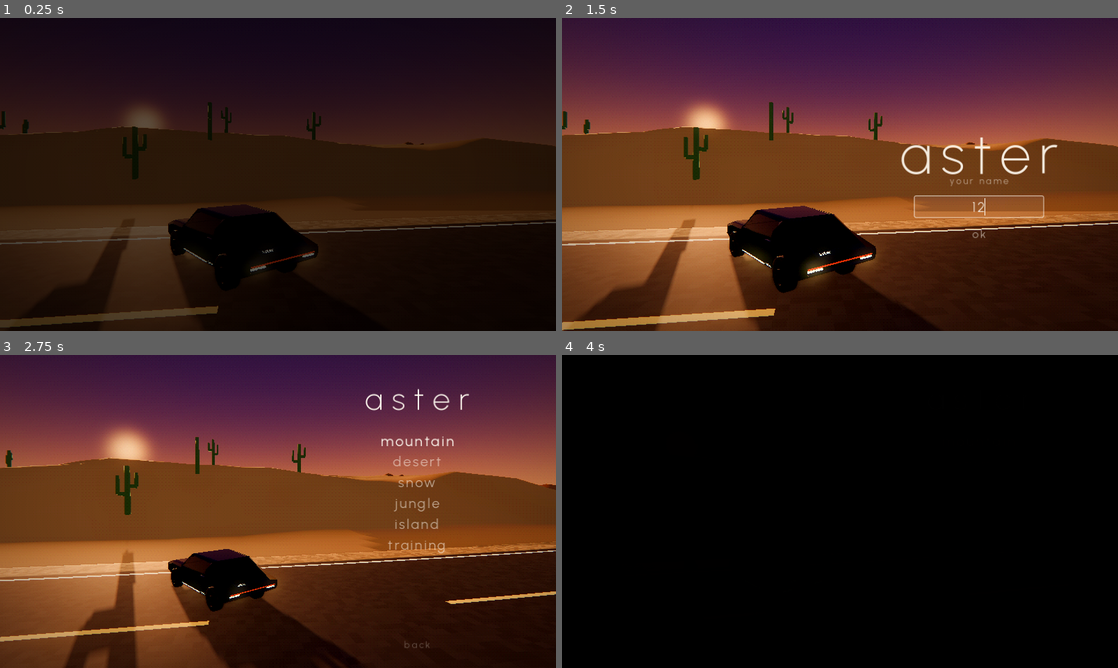
Above: before the commit, frames 1-4 (two rows, left to right).
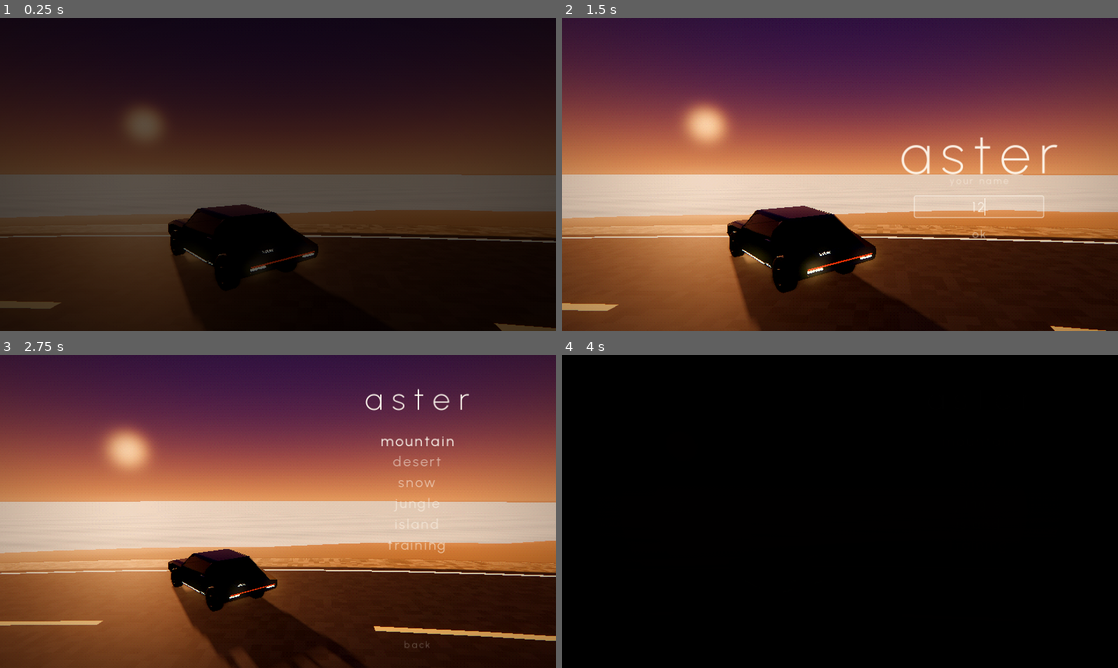
Above: after the commit, the same moments.

Repository: AdamAbdennadher/aster
Game: Godot game, scene res://scenes/menu.tscn
Two runs of this game, one before a commit and one after it. Both use one fixed random seed, a clock stepped at 60 frames per second and the inputs below.
Inputs (mouse positions are in pixels of both pictures, inside the frame that each line leads up to):
- Up to frame 1 (0.25 s): no input
- Up to frame 2 (1.5 s): tap Enter at 0.5 s; move the mouse to (962, 158) at 0.52 s; hold D (steer_right) 0.53-1.25 s; hold Shift (boost) 0.53-1.25 s; click (962, 158) at 0.67 s; click (979, 205) at 1.27 s; type "12" at 1.35 s
- Up to frame 3 (2.75 s): click "ok" at 2 s
- Up to frame 4 (4 s): drag from (728, 527) to (812, 574) at 2.77 s; click "mountain" at 3.5 s

The runs differ from the first frame. In frame 1, 27% of the frame differs, in the area x 0-100%, y 26-100%; in frame 2, 32%; in frame 3, 34%; in frame 4, less than 0.1%.

Commit message:
main scene

Diff:
--- a/scripts/menu.gd
+++ b/scripts/menu.gd
@@ -3,7 +3,7 @@
 ## the UI sits on the right. PLAY turns the same screen into the map select (no scene change).
 
 const IDLE_SOUND := "res://sounds/motor/motor-menu.mp3"
-const CAR_SAMPLE := 150                     # where the car is parked along the desert road
+const CAR_SAMPLE := 5                     # where the car is parked along the desert road
 const CAR_HEADING := Vector3(0.45, 0, 0.9)  # facing the sea / sunset
 
 @onready var track: Node3D = $Desert
Not shown, changed: export_presets.cfg
